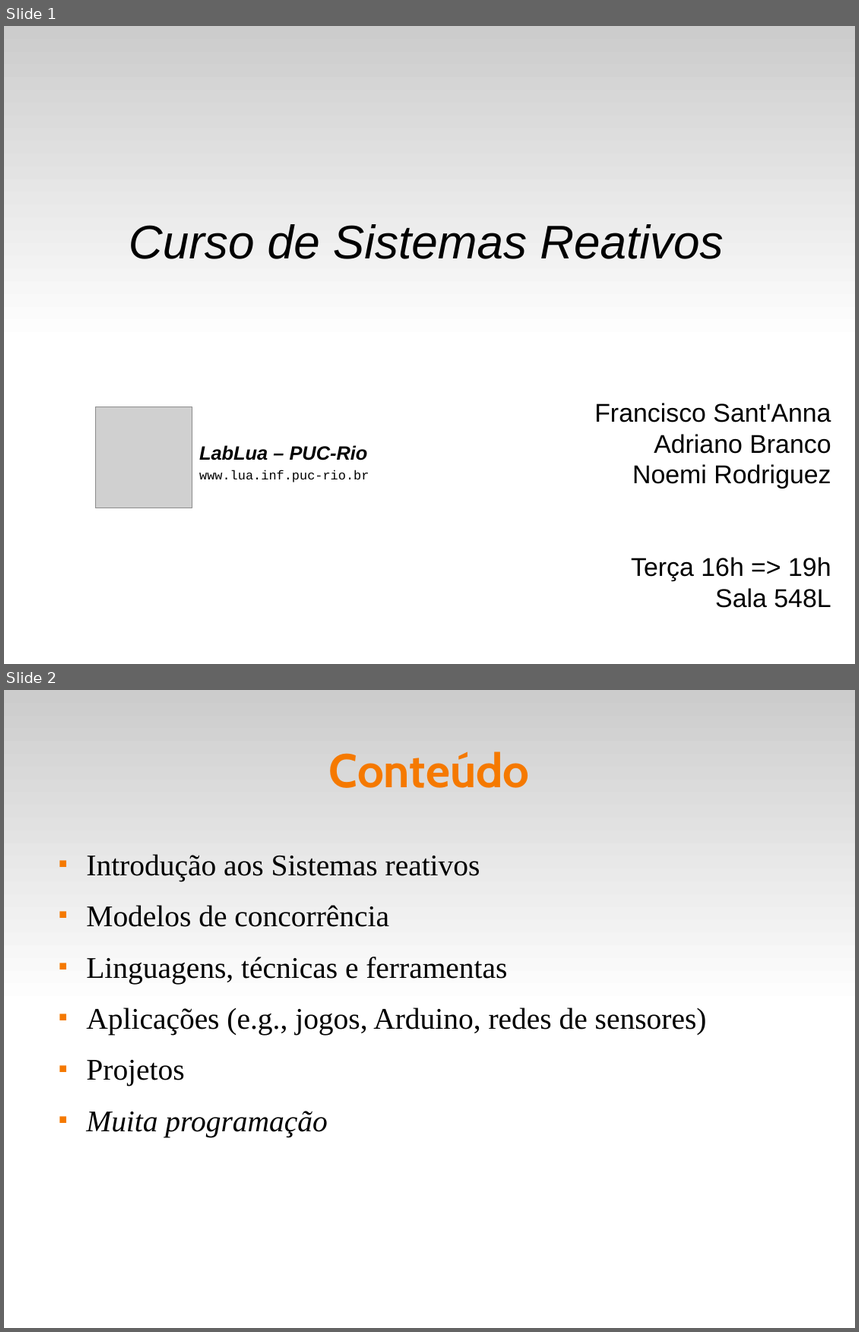
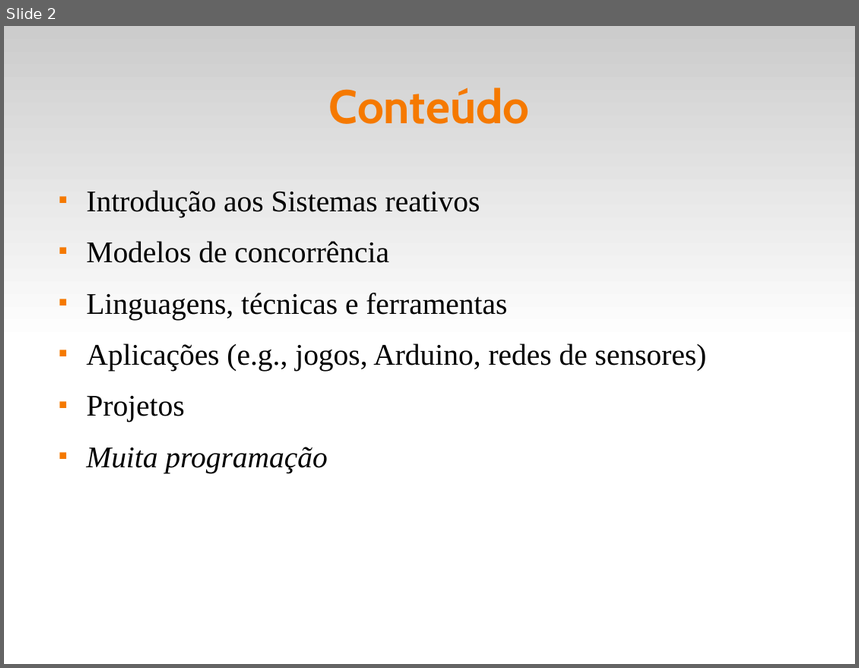
Before and after one commit to fsantanna-uerj/reativos, a slide deck: slides/00_intro.odp. Shown one above the other, each under a label of ours: slides 1 and 2 before the commit, slide 2 after it. The pictures are 859x1332 and 859x668 pixels, drawn with LibreOffice and Linux fonts; fonts in the diff are those of the drawing; grey boxes stand for pictures. Boxes give left, top, right and bottom in pixels: in the first picture for what was removed or moved away, otherwise in the second. Text is boxed around its words. In the diff, an @@ line names an element or a change of style, - is before the commit and + after.

```diff
--- a/slides/00_intro.odp
+++ b/slides/00_intro.odp
@@ slide 1 removed at <box>4,26,855,664</box>, background #FFFFFF; not listed: 1 template element that a slide beside it also shows @@
@@ subtitle removed at <box>129,224,723,259</box> @@
-Curso de Sistemas Reativos
@@ picture removed at <box>95,407,192,509</box> @@
@@ text removed at <box>595,403,832,608</box> @@
-Francisco Sant'Anna
-Adriano Branco
-Noemi Rodriguez
-Terça 16h => 19h
-Sala 548L
@@ text removed at <box>199,446,369,483</box> @@
-LabLua – PUC-Rio
-www.lua.inf.puc-rio.br
```
Also in this commit, not shown: 5 slides changed, 2 slides added, 4 other files.
